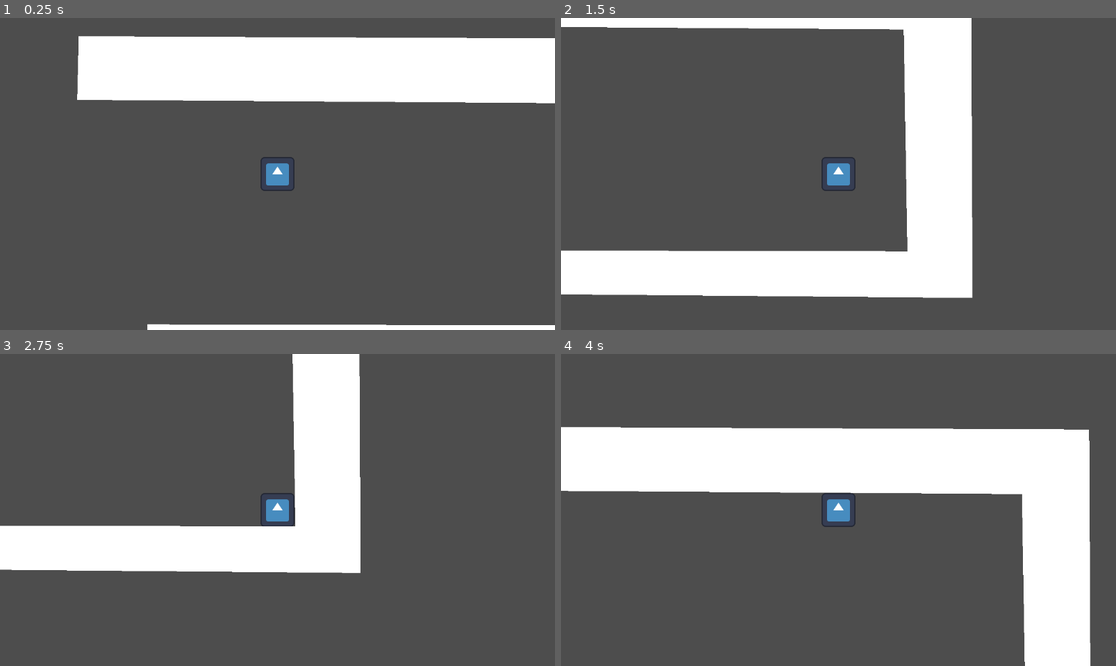
Above: before the commit, frames 1-4 (two rows, left to right).
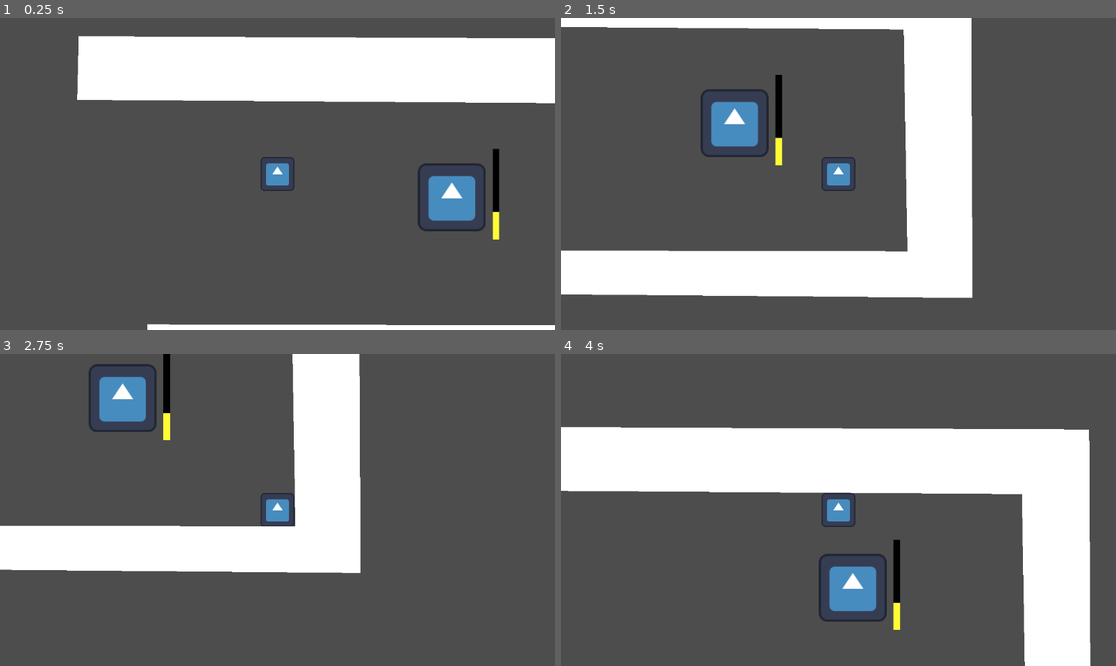
Above: after the commit, the same moments.

Repository: Marcopole11/minijam178
Game: Godot game, scene res://mundo.tscn
The game is run twice, just before and just after one commit, with the same random seed, the same clock (stepped at 60 frames per second) and the same inputs. The engine's default icon, where the game draws it, is replaced by a stand-in: a white triangle on a blue panel in a dark square.
Inputs:
- Up to frame 1 (0.25 s): no input
- Up to frame 2 (1.5 s): tap Enter at 0.5 s; hold D (move_right) 0.53-1.28 s; hold S (move_down) from 1.28 s (still down)
- Up to frame 3 (2.75 s): tap Space at 2 s; release S (move_down) at 2.03 s; hold D (move_right) from 2.03 s (still down)
- Up to frame 4 (4 s): tap Enter at 2.75 s; release D (move_right) at 2.78 s; hold W (move_up) 2.78-3.53 s; hold A (move_left) from 3.53 s (still down)

The runs differ from the first frame. In frame 1, 2.0% of the frame differs, in the area x 75-90%, y 41-72%; in frame 2, 1.9%; in frame 3, 1.9%; in frame 4, 1.9%.

Commit message:
Barra de pump al corason latino

Diff:
--- a/minijam178/Scenes/heart.tscn
+++ b/minijam178/Scenes/heart.tscn
@@ -1,13 +1,29 @@
-[gd_scene load_steps=3 format=3 uid="uid://buraukd85vvlu"]
+[gd_scene load_steps=5 format=3 uid="uid://buraukd85vvlu"]
 
 [ext_resource type="Script" path="res://Scripts/needcomponent.gd" id="1_aimfe"]
 [ext_resource type="Texture2D" uid="uid://bnry03au5ypvg" path="res://icon.svg" id="2_dhlfi"]
+[ext_resource type="Texture2D" uid="uid://cc60agepb8bb6" path="res://textures/bars/Texturastaminabg.png" id="3_pi4lc"]
+[ext_resource type="Texture2D" uid="uid://bm744ypxq3y1m" path="res://textures/bars/Texturastamina.png" id="4_vhjkl"]
 
-[node name="Heart" type="Node2D"]
+[node name="Heart" type="StaticBody2D"]
+position = Vector2(0, -1)
 
 [node name="Needcomponent" type="Node2D" parent="."]
 script = ExtResource("1_aimfe")
 
 [node name="Icon" type="Sprite2D" parent="."]
-position = Vector2(382, 184)
 texture = ExtResource("2_dhlfi")
+
+[node name="TextureProgressBar" type="TextureProgressBar" parent="."]
+offset_left = 77.0
+offset_top = -91.0
+offset_right = 241.0
+offset_bottom = 1373.0
+scale = Vector2(0.0764532, 0.116335)
+value = 30.0
+fill_mode = 3
+texture_under = ExtResource("3_pi4lc")
+texture_progress = ExtResource("4_vhjkl")
+
+[node name="Area2D" type="Area2D" parent="."]
+position = Vector2(2, 0)
--- a/minijam178/Scenes/player.tscn
+++ b/minijam178/Scenes/player.tscn
@@ -6,7 +6,7 @@
 [sub_resource type="RectangleShape2D" id="RectangleShape2D_5puha"]
 size = Vector2(64, 64)
 
-[node name="PERSONAJE" type="CharacterBody2D"]
+[node name="Player" type="CharacterBody2D"]
 position = Vector2(385, 274)
 motion_mode = 1
 script = ExtResource("1_g4ryt")
--- a/minijam178/mundo.tscn
+++ b/minijam178/mundo.tscn
@@ -1,6 +1,7 @@
-[gd_scene load_steps=2 format=3 uid="uid://dfdeyk84wht86"]
+[gd_scene load_steps=3 format=3 uid="uid://dfdeyk84wht86"]
 
 [ext_resource type="PackedScene" uid="uid://o4yulb10i6ks" path="res://Scenes/player.tscn" id="1_4w6mk"]
+[ext_resource type="PackedScene" uid="uid://buraukd85vvlu" path="res://Scenes/heart.tscn" id="2_71hwq"]
 
 [node name="Node2D" type="Node2D"]
 
@@ -14,3 +15,6 @@
 
 [node name="Polygon2D" type="Polygon2D" parent="Polygon2D"]
 polygon = PackedVector2Array(0, 1, -3, 121, 1023, 128, 1030, 547, 130, 545, 123, 626, 1153, 635, 1150, 6)
+
+[node name="Heart" parent="." instance=ExtResource("2_71hwq")]
+position = Vector2(714, 318)
Binary file added: minijam178/textures/bars/Texturastamina.png
Not shown, added: minijam178/textures/bars/Texturastamina.png.import
Binary file added: minijam178/textures/bars/Texturastaminabg.png
Not shown, added: minijam178/textures/bars/Texturastaminabg.png.import
